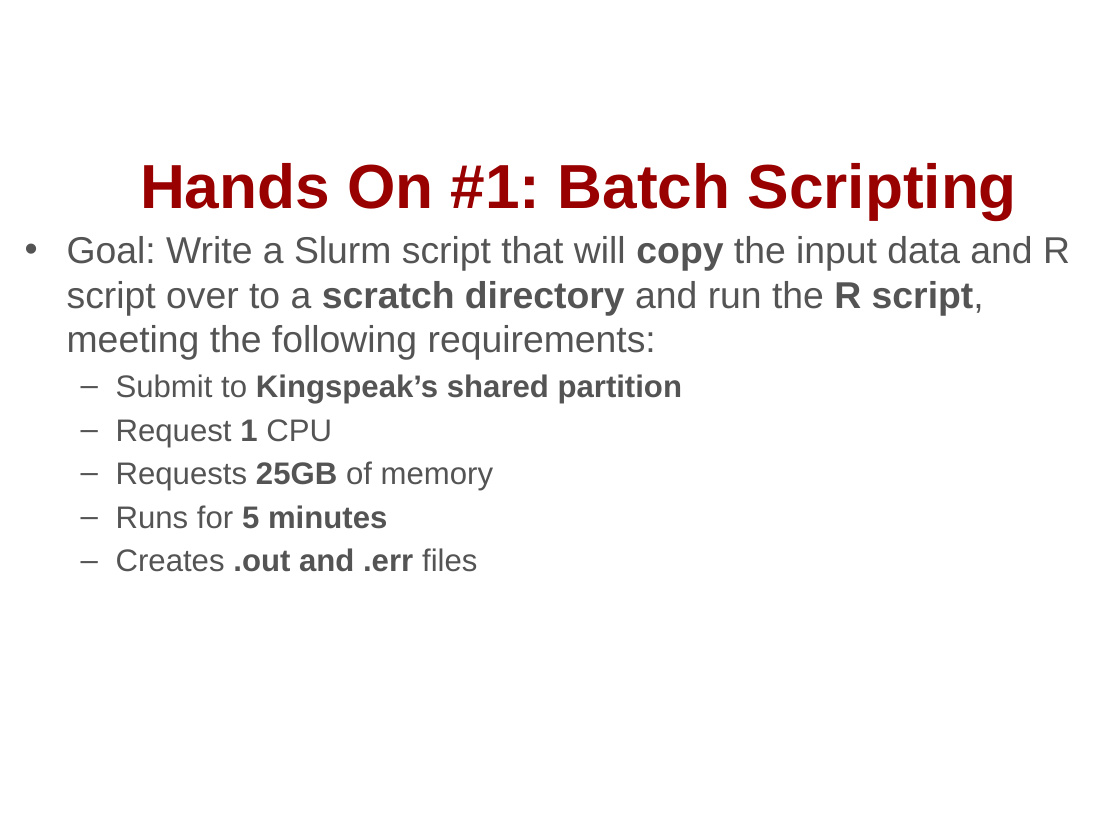
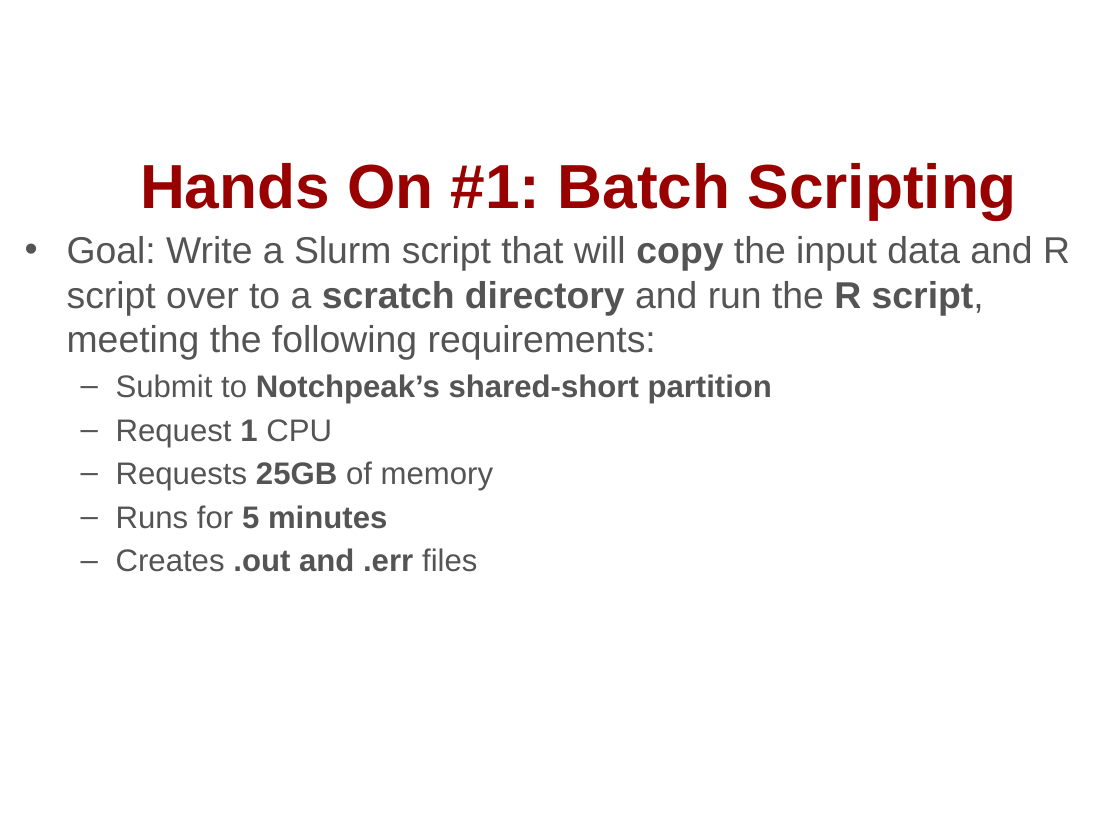
Before and after one commit to chpc-uofu/slurm-lectures, a slide deck: slide 39 of running-jobs-at-chpc.pptx. Drawn at 1120x840 pixels with LibreOffice and Linux fonts; fonts in the diff are those of the drawing; background and template pictures are left out. Boxes give left, top, right and bottom in pixels: in the first picture for what was removed or moved away, otherwise in the second. Text is boxed around its words. In the diff, an @@ line names an element or a change of style, - is before the commit and + after.

Commit message:
changed hands-on 1 cluster to notchpeak

```diff
--- a/running-jobs-at-chpc.pptx
+++ b/running-jobs-at-chpc.pptx
@@ text at box(116, 374, 772, 403): text changed @@
-  – Submit to Kingspeak’s shared partition
+  – Submit to Notchpeak’s shared-short partition
```
Also in this commit, not shown: 13 other slides changed.
